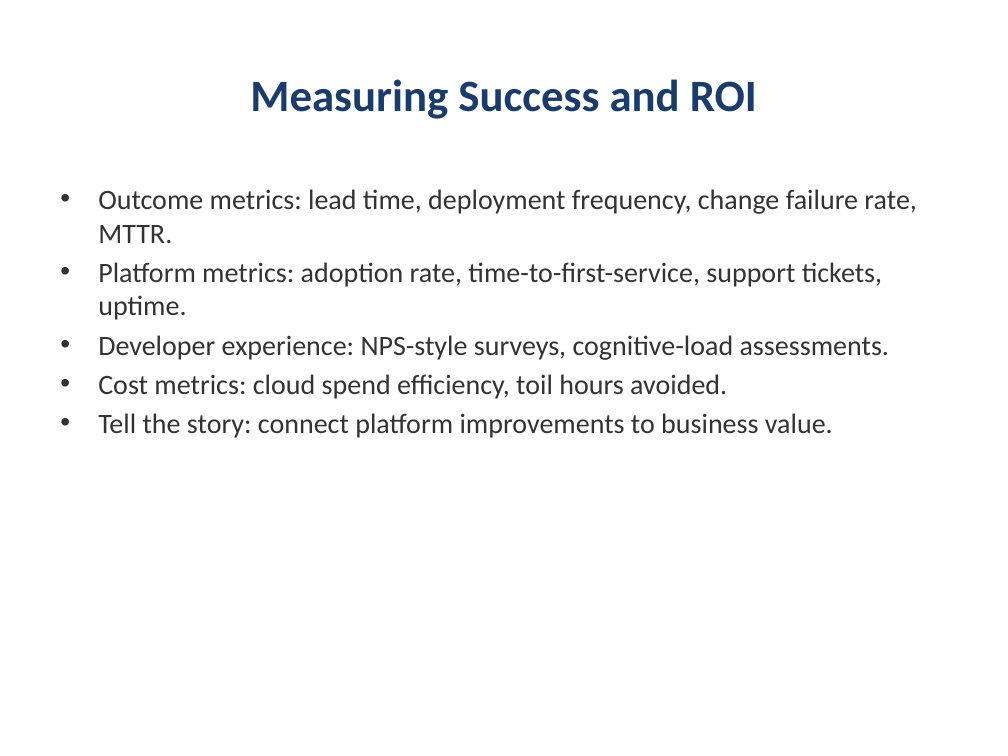
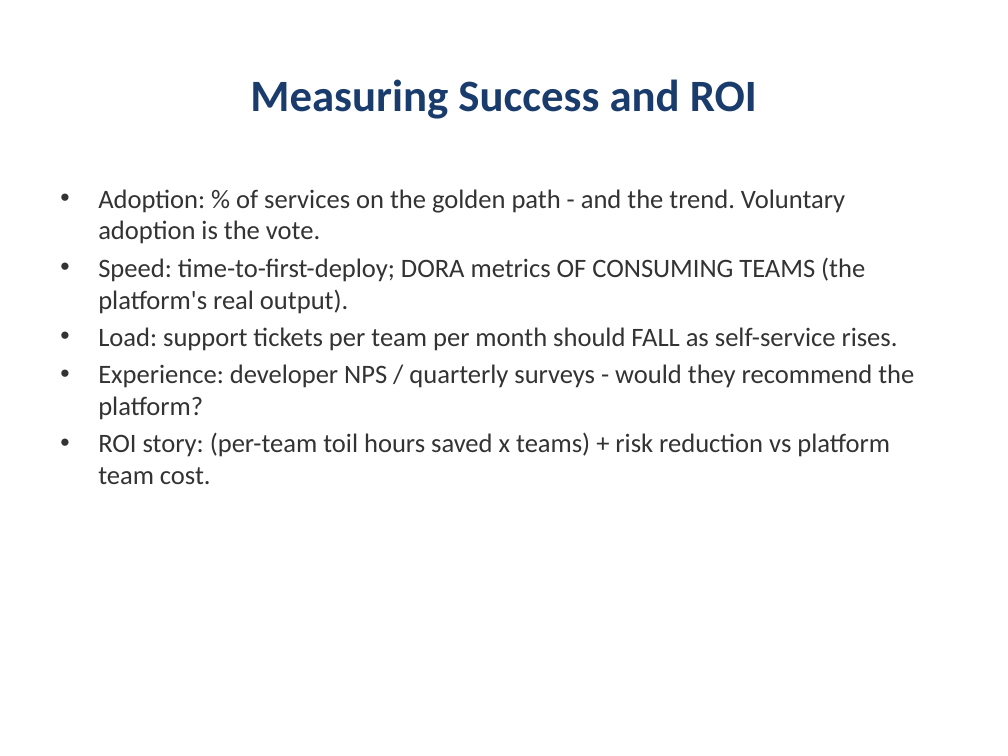
Before and after one commit to kumbulanit/devopsplaformngr, a slide deck: slide 30 of slides/DevOps-PlatformEngineering-Day2.pptx (slide 23 before the commit). Drawn at 1008x756 pixels with LibreOffice and Linux fonts; fonts in the diff are those of the drawing. Boxes give left, top, right and bottom in pixels: in the first picture for what was removed or moved away, otherwise in the second. Text is boxed around its words. In the diff, an @@ line names an element or a change of style, - is before the commit and + after.

```diff
--- a/slides/DevOps-PlatformEngineering-Day2.pptx
+++ b/slides/DevOps-PlatformEngineering-Day2.pptx
@@ text at (98,189,914,484): text changed; size 20 to 19 pt @@
-• Outcome metrics: lead time, deployment frequency, change failure rate, MTTR.
-• Platform metrics: adoption rate, time-to-first-service, support tickets, uptime.
-• Developer experience: NPS-style surveys, cognitive-load assessments.
-• Cost metrics: cloud spend efficiency, toil hours avoided.
-• Tell the story: connect platform improvements to business value.
+• Adoption: % of services on the golden path - and the trend. Voluntary adoption is the vote.
+• Speed: time-to-first-deploy; DORA metrics OF CONSUMING TEAMS (the platform's real output).
+• Load: support tickets per team per month should FALL as self-service rises.
+• Experience: developer NPS / quarterly surveys - would they recommend the platform?
+• ROI story: (per-team toil hours saved x teams) + risk reduction vs platform team cost.
```
Also in this commit, not shown: 9 other slides changed, 23 slides added, 15 slides removed, 9 other files.
